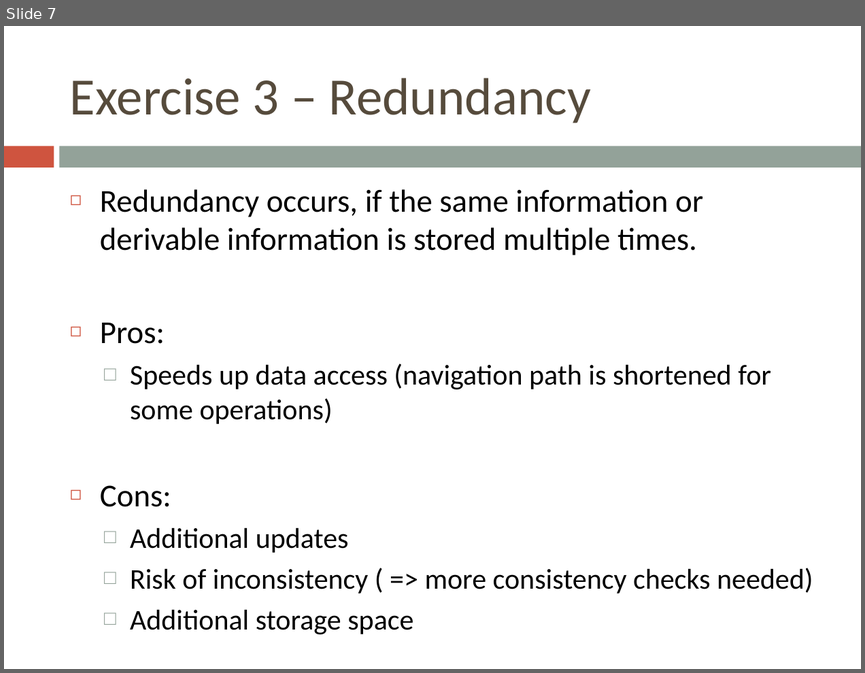
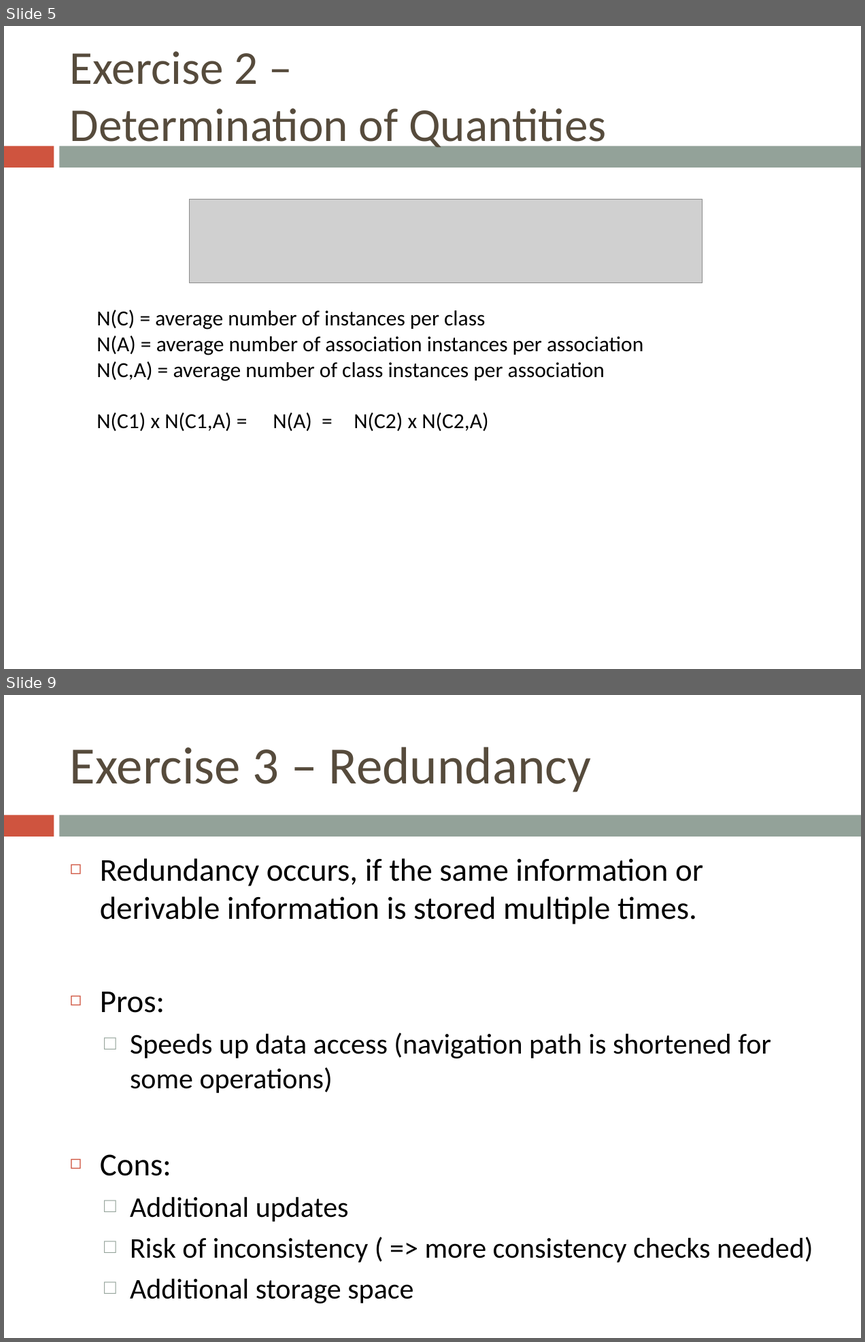
Before and after one commit to bugxd/DBTech, a slide deck: Assignment_4.pptx. Shown one above the other, each under a label of ours: slide 7 before the commit, slides 5 and 9 after it; the slides between them are not shown. The pictures are 865x673 and 865x1342 pixels, drawn with LibreOffice and Linux fonts; fonts in the diff are those of the drawing; grey boxes stand for pictures. Boxes give left, top, right and bottom in pixels: in the first picture for what was removed or moved away, otherwise in the second. Text is boxed around its words. In the diff, an @@ line names an element or a change of style, - is before the commit and + after.

```diff
--- a/Assignment_4.pptx
+++ b/Assignment_4.pptx
@@ slide 5 added at [4,26,861,669], background #FFFFFF; not listed: 2 template elements that a slide beside it also shows @@
@@ title added at [70,51,606,152], 39.6 pt, text #564B3C @@
+Exercise 2 –
+Determination of Quantities
@@ picture added at [190,199,702,283] @@
@@ text added at [96,310,643,431], 18 pt, text #000000 @@
+N(C) = average number of instances per class
+N(A) = average number of association instances per association
+N(C,A) = average number of class instances per association
+N(C1) x N(C1,A) = N(A) = N(C2) x N(C2,A)
@@ what was slide 7 is now slide 9 @@
```
Also in this commit, not shown: 2 slides changed, 1 other slide added.
